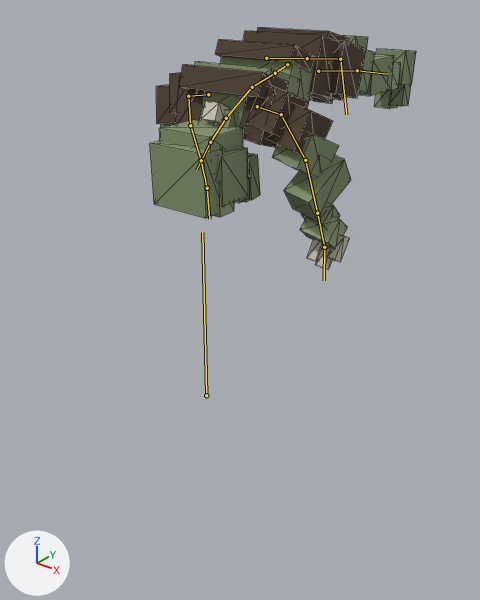
Renders of the glTF model assets/characters/zombie/output/model.glb from each side of a commit.
Camera for both pictures: a 50 mm camera at (1.99, -2.21, 2.0) aimed at (-0.02, 0.3, 0.45). The axes (+X, +Y, +Z) are drawn at lower left. The lights are the same throughout. The picture after the commit comes second. Both versions are drawn at frame 32 of the action 'death'; the numbers are the values there. The bones that change, and the others that lie on the model, are drawn over the model as lines. Mesh edges are drawn as thin lines.

Names of what the first picture shows: 'Body'.
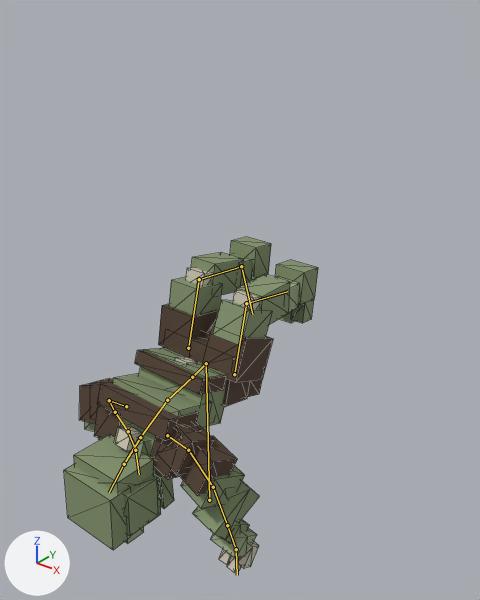
The change in detail:
Bone 'Root' (bone_root) moves from (0.0, 0.0, 0.0) to (0.0, -0.72, 0.0).
Bone 'Hips' (bone_hips) moves from (0.0, 0.4, -0.87) to (0.0, 0.0, 0.0).
Bone 'Chest' (bone_chest) turns from (10, 0, 0) to (8, 0, 0) degrees about its own x, y and z.
Bone 'Head' (bone_head) turns from (10, 0, 0) to (8, 0, 0) degrees about its own x, y and z.
Bone 'Thigh.L' (bone_thigh_l) turns from (0, 0, 0) to (80, 0, 0) degrees about its own x, y and z.
Bone 'Shin.L' (bone_shin_l) turns from (0, 0, 0) to (-82, 0, 0) degrees about its own x, y and z.
Bone 'Thigh.R' (bone_thigh_r) turns from (0, 0, 0) to (80, 0, 0) degrees about its own x, y and z.
Bone 'Shin.R' (bone_shin_r) turns from (0, 0, 0) to (-82, 0, 0) degrees about its own x, y and z.

Where the change shows, as pixel boxes (x1, y1, x2, y2) in the pictures (480 x 600 px):
'Body', posed (38% taller): before (150, 27, 416, 270); after (64, 237, 318, 573)
bone 'Root', root to tip: before (206, 395) to (202, 232); after (209, 500) to (206, 363)
bone 'Hips', root to tip: before (287, 64) to (275, 73); after (206, 363) to (192, 377)
bone 'Chest', root to tip: before (252, 87) to (228, 115); after (167, 400) to (142, 434)
bone 'Head', root to tip: before (210, 142) to (196, 170); after (124, 464) to (109, 492)
bone 'Thigh.L', root to tip: before (318, 71) to (357, 70); after (234, 374) to (246, 303)
bone 'Shin.L', root to tip: before (357, 70) to (387, 74); after (246, 303) to (287, 291)
bone 'Thigh.R', root to tip: before (266, 58) to (307, 58); after (188, 348) to (199, 279)
bone 'Shin.R', root to tip: before (307, 58) to (340, 59); after (199, 279) to (241, 266)
